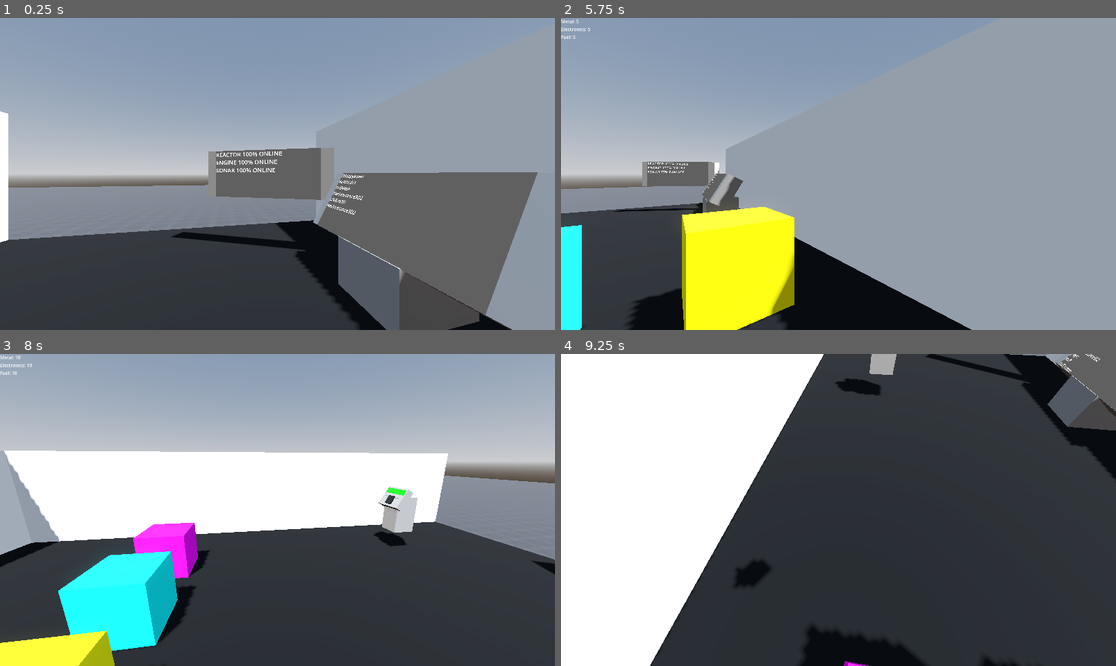
Above: before the commit, frames 1-4 (two rows, left to right).
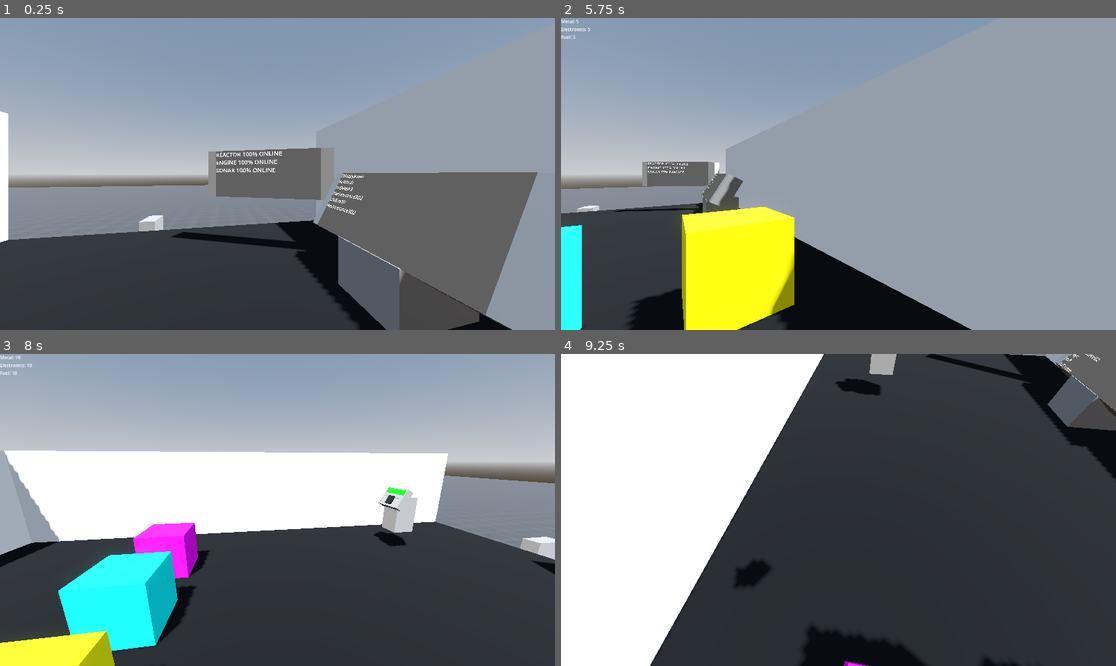
Above: after the commit, the same moments.

Repository: BlackLita/HOMESPACE
Game: Godot game, scene res://scenes/worlds/test_world.tscn
Two runs of this game, one before a commit and one after it. Both use one fixed random seed, a clock stepped at 60 frames per second and the inputs below.
Inputs (mouse positions are in pixels of both pictures, inside the frame that each line leads up to):
- Up to frame 1 (0.25 s): no input
- Up to frame 2 (5.75 s): tap Enter at 0.5 s; move the mouse to (960, 158) at 0.52 s; hold D (right) 0.53-1.28 s; hold E (interact) 0.53-1.28 s; tap Space (jump) at 0.77, 1.52, 2.75, 3.02, 3.77, 4.52 s; move the mouse to (727, 189) at 1.27 s; hold S (back) 1.28-2.03 s; tap E (interact) at 1.35, 3.05, 4.35 s; move the mouse to (894, 105) at 2.02 s; hold D (right) 2.03-2.78 s; hold E (interact) 2.03-2.78 s; tap 1 (one) at 2.1 s; move the mouse to (810, 236) at 2.77 s; hold W (forward) 2.78-3.53 s; tap 3 (three) at 2.85 s; move the mouse to (1005, 220) at 3.52 s; hold E (interact) 3.53-4.28 s; hold A (left) 3.53-5.03 s; tap 2 (two) at 3.6 s; move the mouse to (672, 127) at 4.27 s; move the mouse to (866, 174) at 5.02 s; hold S (back) from 5.03 s (still down); hold E (interact) from 5.03 s (still down)
- Up to frame 3 (8 s): move the mouse to (194, 432) at 5.77 s; release S (back) at 5.78 s; release E (interact) at 5.78 s; hold D (right) 5.78-6.53 s; tap 1 (one) at 5.85 s; tap Space (jump) at 6.02, 6.77, 7.52 s; tap E (interact) at 6.05, 7.55 s; tap Enter at 6.5 s; move the mouse to (399, 494) at 6.52 s; hold W (forward) 6.53-7.28 s; hold E (interact) 6.53-7.28 s; tap 3 (three) at 6.6 s; move the mouse to (166, 525) at 7.27 s; hold D (right) from 7.28 s (still down); tap 2 (two) at 7.35 s
- Up to frame 4 (9.25 s): move the mouse to (894, 441) at 8.02 s; release D (right) at 8.03 s; hold S (back) 8.03-8.78 s; hold E (interact) 8.03-8.78 s; tap Space (jump) at 8.75, 9.02 s; move the mouse to (810, 572) at 8.77 s; hold A (left) from 8.78 s (still down); tap E (interact) at 8.85 s

The runs differ from the first frame. In frame 1, 0.2% of the frame differs, in the area x 25-65%, y 52-69%; in frame 2, less than 0.1%; in frame 3, 0.3%, in the area x 93-100%, y 58-66%; in frame 4, nothing differs.

Commit message:
Implemented resource pickup system

Diff:
--- a/scenes/worlds/resource.tscn
+++ b/scenes/worlds/resource.tscn
@@ -1,19 +1,13 @@
 [gd_scene format=3 uid="uid://dnutvsunurs11"]
 
-[sub_resource type="BoxShape3D" id="BoxShape3D_riqys"]
+[ext_resource type="Script" uid="uid://dff23p704u5dx" path="res://scripts/resource_pickup.gd" id="1_60yao"]
 
-[sub_resource type="BoxMesh" id="BoxMesh_bhunq"]
-size = Vector3(1, 0.8826904, 1)
+[node name="Resource" type="Node3D" unique_id=1478815318]
+script = ExtResource("1_60yao")
 
-[node name="Resource" type="Area3D" unique_id=1718782461]
-
-[node name="CollisionShape3D" type="CollisionShape3D" parent="." unique_id=486943608]
-transform = Transform3D(2.9986153, 0, 0, 0, 1, 0, 0, 0, 3.1296394, 0, 0.27204335, 0)
-shape = SubResource("BoxShape3D_riqys")
-
-[node name="MeshInstance3D" type="MeshInstance3D" parent="." unique_id=1140742813]
-transform = Transform3D(1, 0, 0, 0, 1, 0, 0, 0, 0.4387228, 0, 0.33050537, 0)
-mesh = SubResource("BoxMesh_bhunq")
+[node name="MeshInstance3D" type="CSGBox3D" parent="." unique_id=2140912038]
+transform = Transform3D(1, 0, 0, 0, 1, 0, 0, 0, 0.4387228, 0, 0.473114, 0)
+use_collision = true
 
 [node name="Label3D" type="Label3D" parent="." unique_id=1446372704]
 transform = Transform3D(1, 0, 0, 0, 1, 0, 0, 0, 1, 0, 0.9161494, 0)
--- a/scenes/worlds/test_world.tscn
+++ b/scenes/worlds/test_world.tscn
@@ -3,6 +3,7 @@
 [ext_resource type="Texture2D" uid="uid://cnn13f76tq1cc" path="res://texture/Dark/texture_04.png" id="1_k3ref"]
 [ext_resource type="PackedScene" uid="uid://rp3w4718r54d" path="res://scenes/player/player.tscn" id="3_havs6"]
 [ext_resource type="PackedScene" uid="uid://c6uc0gbyjiqv0" path="res://scenes/Ship/ship.tscn" id="3_nvj10"]
+[ext_resource type="PackedScene" uid="uid://dnutvsunurs11" path="res://scenes/worlds/resource.tscn" id="4_havs6"]
 
 [sub_resource type="ProceduralSkyMaterial" id="ProceduralSkyMaterial_k3ref"]
 sky_horizon_color = Color(0.66224277, 0.6717428, 0.6867428, 1)
@@ -42,3 +43,8 @@
 
 [node name="Ship" parent="." unique_id=1129097528 instance=ExtResource("3_nvj10")]
 transform = Transform3D(1, 0, 0, 0, 1, 0, 0, 0, 1, 0.33390236, 1, -2.0040483)
+
+[node name="Resource" parent="." unique_id=1478815318 instance=ExtResource("4_havs6")]
+transform = Transform3D(1, 0, 0, 0, 1, 0, 0, 0, 1, -9.351814, 0.526886, -0.20334482)
+resource = "fuel"
+amount = 15.0
--- a/scripts/player.gd
+++ b/scripts/player.gd
@@ -6,7 +6,7 @@
 var mouse_sens = 0.25
 var direction: Vector3 = Vector3.ZERO
 @onready var head: Node3D = $head
-@onready var raycast = $head/Iteract
+@onready var raycast: RayCast3D = $head/Iteract
 @onready var camera_3d: Camera3D = $head/Camera3D
 @onready var rm: ResourceManager = $resource_manager
 
@@ -17,9 +17,6 @@
 		head.rotation.x = clamp(head.rotation.x, deg_to_rad(-90.0), deg_to_rad(90.0))
 
 func _physics_process(delta: float) -> void:
-	var collider: Object = raycast.get_collider()
-
-
 	if not is_on_floor():
 		velocity += get_gravity() * delta
 
@@ -44,13 +41,16 @@
 	move_and_slide()
 
 func _handle_interaction(delta: float) -> void:
-	var collider = raycast.get_collider()
+	var collider: Object = raycast.get_collider()
 	var target = collider.get_parent() if collider else null
 
 	if target is ShipSystem:
 		target.update_label()
 		if Input.is_action_pressed("interact"):
 			target.try_repair(delta, rm)
+	if target is ResourcePickup:
+		if Input.is_action_just_pressed("interact"):
+			target.interact(rm)
 	elif collider and collider.has_method("interact"):
 		if Input.is_action_just_pressed("interact"):
 			collider.interact()
@@ -62,3 +62,9 @@
 		rm.add_resource("electronics", 5)
 	if Input.is_action_just_pressed("three"):
 		rm.add_resource("fuel", 5)
+
+
+
+
+func _on_resource_body_exited(body: Node3D) -> void:
+	pass # Replace with function body.
--- /dev/null
+++ b/scripts/resource_pickup.gd
@@ -0,0 +1,9 @@
+extends Node3D
+class_name ResourcePickup
+
+@export var resource: String
+@export var amount: float
+
+func interact(rm: ResourceManager):
+	rm.add_resource(resource, amount)
+	queue_free()
--- a/scripts/ship/system/ship_system.gd
+++ b/scripts/ship/system/ship_system.gd
@@ -23,9 +23,8 @@
 # Emits the `repaired` signal if the system is restored.
 func repair(amount: float) -> void:
 	var was_broken: bool = is_broken()
-	var is_repair: bool = current_hp < max_hp
 
-	if is_repair:
+	if needs_repair():
 		current_hp = min(current_hp + amount, max_hp)
 
 	if was_broken and !is_broken():
Not shown, added: scripts/resource_pickup.gd.uid
